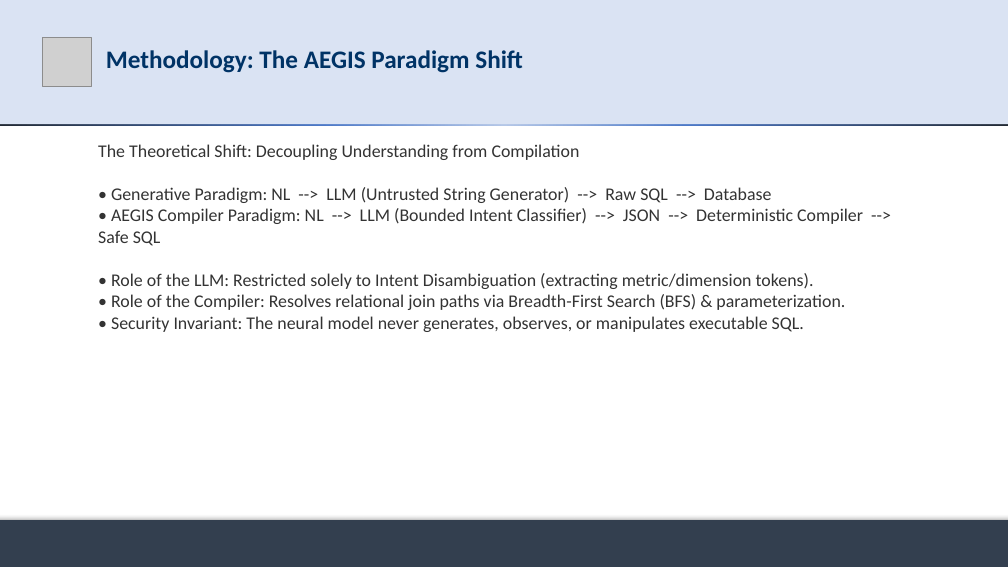
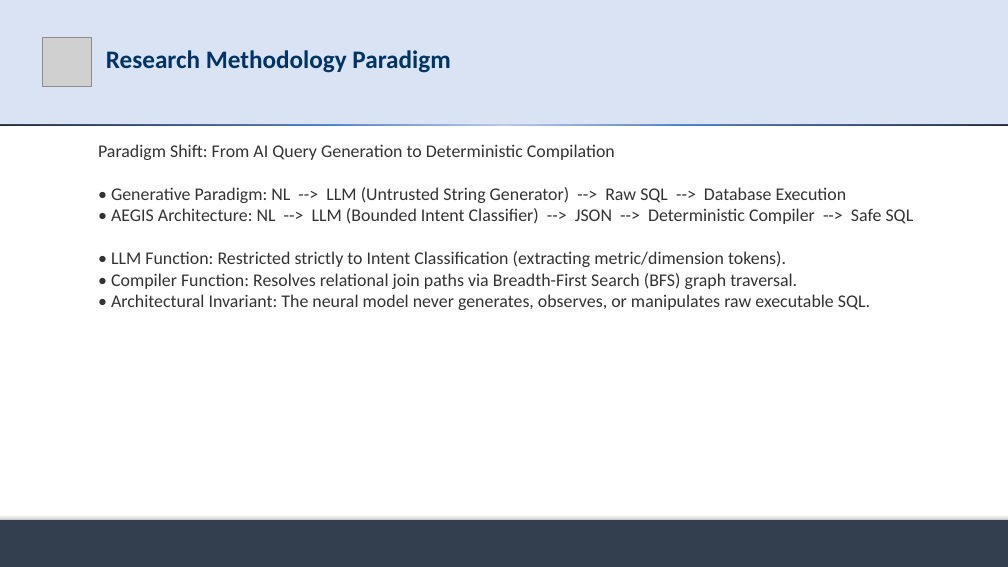
Before and after one commit to md-riaz/AEGIS-Research, a slide deck: slide 8 of docs/scripts/Md_Riaz_Mid_Defense_Final_0322310105101024.pptx. Drawn at 1008x567 pixels with LibreOffice and Linux fonts; fonts in the diff are those of the drawing; grey boxes stand for pictures. Boxes give left, top, right and bottom in pixels: in the first picture for what was removed or moved away, otherwise in the second. Text is boxed around its words. In the diff, an @@ line names an element or a change of style, - is before the commit and + after.

Commit message:
refactor(presentation): calibrate mid-defense deck with research questions, thesis title, and balanced evaluation claims

```diff
--- a/docs/scripts/Md_Riaz_Mid_Defense_Final_0322310105101024.pptx
+++ b/docs/scripts/Md_Riaz_Mid_Defense_Final_0322310105101024.pptx
@@ title at box(106, 50, 450, 73): text changed @@
-Methodology: The AEGIS Paradigm Shift
+Research Methodology Paradigm
@@ text at box(98, 144, 914, 310): text changed @@
-The Theoretical Shift: Decoupling Understanding from Compilation
-• Generative Paradigm: NL --> LLM (Untrusted String Generator) --> Raw SQL --> Database
-• AEGIS Compiler Paradigm: NL --> LLM (Bounded Intent Classifier) --> JSON --> Deterministic Compiler --> Safe SQL
-• Role of the LLM: Restricted solely to Intent Disambiguation (extracting metric/dimension tokens).
-• Role of the Compiler: Resolves relational join paths via Breadth-First Search (BFS) & parameterization.
-• Security Invariant: The neural model never generates, observes, or manipulates executable SQL.
+Paradigm Shift: From AI Query Generation to Deterministic Compilation
+• Generative Paradigm: NL --> LLM (Untrusted String Generator) --> Raw SQL --> Database Execution
+• AEGIS Architecture: NL --> LLM (Bounded Intent Classifier) --> JSON --> Deterministic Compiler --> Safe SQL
+• LLM Function: Restricted strictly to Intent Classification (extracting metric/dimension tokens).
+• Compiler Function: Resolves relational join paths via Breadth-First Search (BFS) graph traversal.
+• Architectural Invariant: The neural model never generates, observes, or manipulates raw executable SQL.
```
Also in this commit, not shown: 12 other slides changed, 4 slides added, 4 slides removed, 19 other files.
